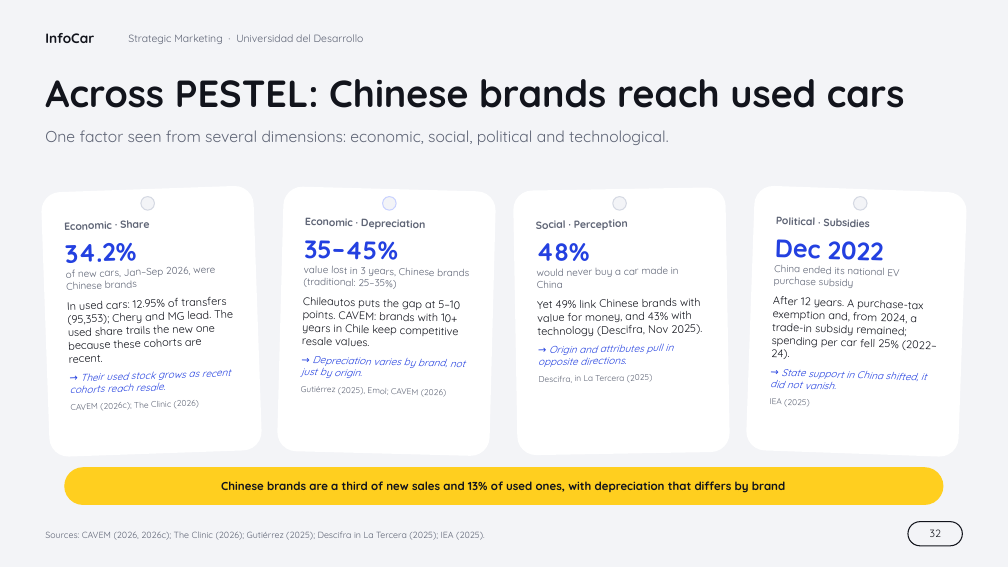
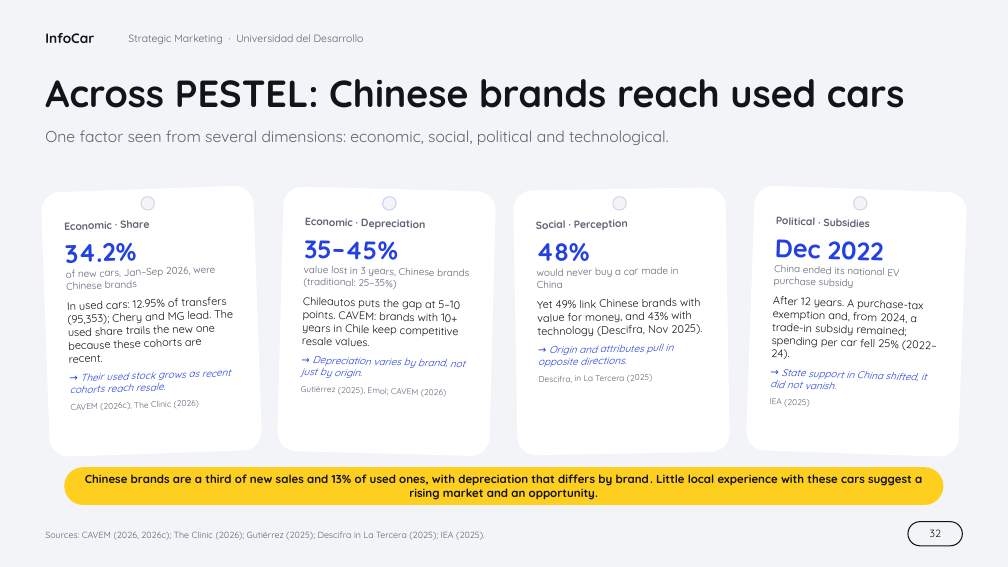
Before and after one commit to VichoRamirez/sm, a slide deck: slide 32 of deliverys/exam-2/global-sm_v7.pptx. Drawn at 1008x567 pixels with LibreOffice and Linux fonts; fonts in the diff are those of the drawing; background and template pictures are left out. Boxes give left, top, right and bottom in pixels: in the first picture for what was removed or moved away, otherwise in the second. Text is boxed around its words. In the diff, an @@ line names an element or a change of style, - is before the commit and + after.

```diff
--- a/deliverys/exam-2/global-sm_v7.pptx
+++ b/deliverys/exam-2/global-sm_v7.pptx
@@ text in rounded rectangle at (85,474,922,500): text changed @@
-Chinese brands are a third of new sales and 13% of used ones, with depreciation that differs by brand
+Chinese brands are a third of new sales and 13% of used ones, with depreciation that differs by brand. Little local experience with these cars suggest a rising market and an opportunity.
```
Also in this commit, not shown: 30 other slides changed.
